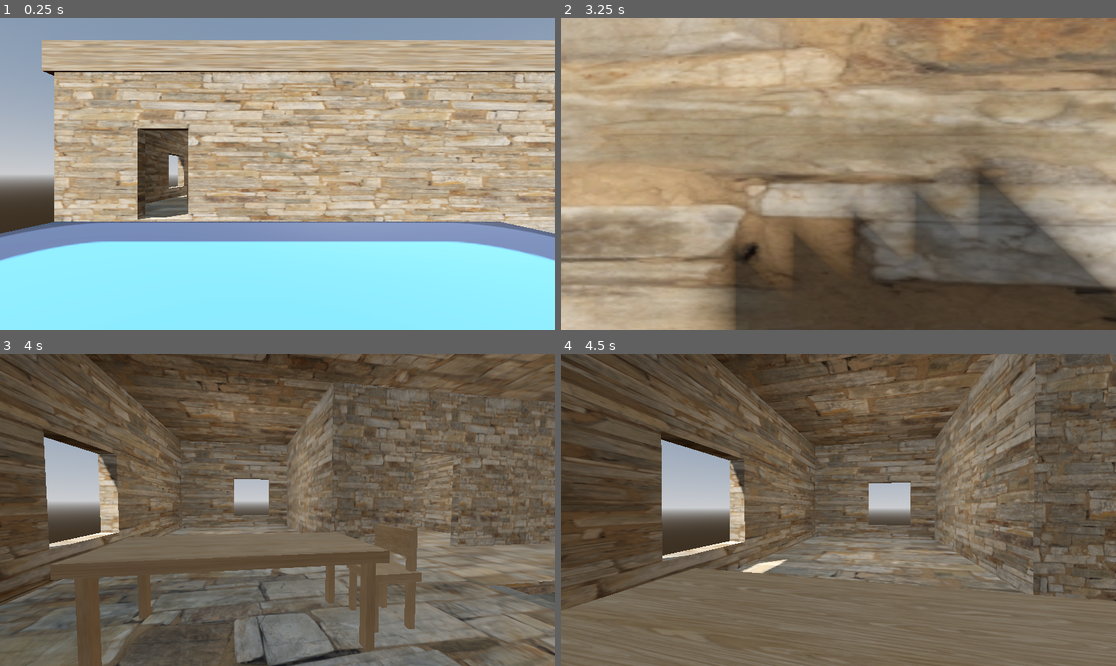
Above: before the commit, frames 1-4 (two rows, left to right).
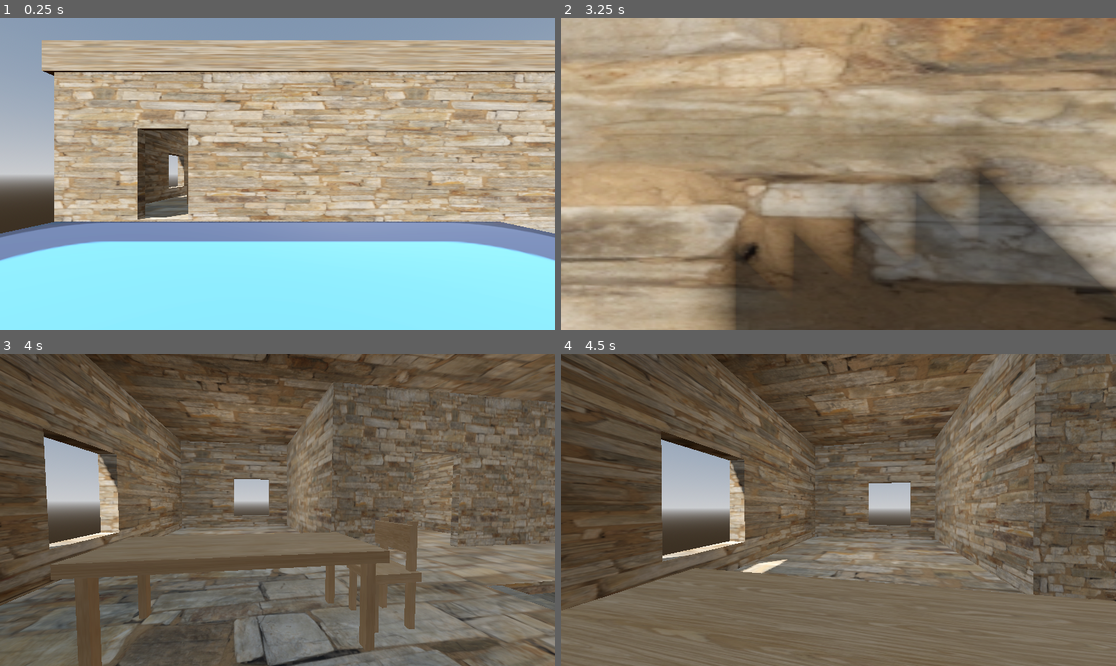
Above: after the commit, the same moments.

Repository: christiannoll/FirstPersonGame
Game: Godot game, scene res://levels/level.tscn
Same seed, same stepped clock (60 frames per second), same inputs: the game is played once before the commit and once after it. The engine's default icon, where the game draws it, is replaced by a stand-in: a white triangle on a blue panel in a dark square.
Inputs (mouse positions are in pixels of both pictures, inside the frame that each line leads up to):
- Up to frame 1 (0.25 s): no input
- Up to frame 2 (3.25 s): tap Enter at 0.5 s; move the mouse to (832, 180) at 0.52 s; hold W (forward) 0.53-2.78 s; tap Space (jump) at 0.77, 1.52, 3.02 s; move the mouse to (877, 177) at 1.27 s; move the mouse to (794, 170) at 2.02 s; move the mouse to (844, 174) at 2.77 s; hold A (left) from 2.78 s (still down)
- Up to frame 3 (4 s): move the mouse to (255, 503) at 3.52 s; release A (left) at 3.53 s; hold W (forward) from 3.53 s (still down); tap Space (jump) at 3.77 s
- Up to frame 4 (4.5 s): keep holding W (forward); move the mouse to (866, 510) at 4.27 s

Frames 1-2 are identical in both runs. In frame 3, 0.1% of the frame differs, in the area x 67-76%, y 52-65%; in frame 4, nothing differs.

Commit message:
Scaled the chair back up

Diff:
--- a/scenery/chair.tscn
+++ b/scenery/chair.tscn
@@ -9,7 +9,7 @@
 [sub_resource type="BoxMesh" id="BoxMesh_ax2ee"]
 
 [sub_resource type="BoxShape3D" id="BoxShape3D_athwx"]
-size = Vector3(0.7408447, 1.4042435, 0.6722412)
+size = Vector3(0.7408447, 1.4795668, 0.6722412)
 
 [node name="chair" type="Node3D" unique_id=229543745]
 
@@ -19,7 +19,7 @@
 mesh = SubResource("BoxMesh_ax2ee")
 
 [node name="MeshInstance3D8" type="MeshInstance3D" parent="." unique_id=2133738925]
-transform = Transform3D(0.72554, 0, 0, 0, 0.36525428, 0, 0, 0, 0.064581394, -0.0018211757, 0.44957542, 0.18634881)
+transform = Transform3D(0.72554, 0, 0, 0, 0.36525428, 0, 0, 0, 0.064581394, -0.0018211757, 0.5088477, 0.18634881)
 material_override = SubResource("StandardMaterial3D_ktcuv")
 mesh = SubResource("BoxMesh_ax2ee")
 
@@ -39,12 +39,12 @@
 mesh = SubResource("BoxMesh_ax2ee")
 
 [node name="MeshInstance3D6" type="MeshInstance3D" parent="." unique_id=300501187]
-transform = Transform3D(0.086, 0, 0, 0, 0.685007, 0, 0, 0, 0.086, -0.270267, 0.32695475, 0.27223402)
+transform = Transform3D(0.086, 0, 0, 0, 0.685007, 0, 0, 0, 0.086, -0.270267, 0.4, 0.27223402)
 material_override = SubResource("StandardMaterial3D_ktcuv")
 mesh = SubResource("BoxMesh_ax2ee")
 
 [node name="MeshInstance3D7" type="MeshInstance3D" parent="." unique_id=1832902547]
-transform = Transform3D(0.086, 0, 0, 0, 0.685007, 0, 0, 0, 0.086, 0.28566468, 0.32695475, 0.27223402)
+transform = Transform3D(0.086, 0, 0, 0, 0.685007, 0, 0, 0, 0.086, 0.28566468, 0.4, 0.27223402)
 material_override = SubResource("StandardMaterial3D_ktcuv")
 mesh = SubResource("BoxMesh_ax2ee")
 
@@ -56,5 +56,5 @@
 [node name="StaticBody3D" type="StaticBody3D" parent="." unique_id=2000138065]
 
 [node name="CollisionShape3D" type="CollisionShape3D" parent="StaticBody3D" unique_id=2118619917]
-transform = Transform3D(1, 0, 0, 0, 1, 0, 0, 0, 1, 0.0007917881, -0.03447336, 0.0050010383)
+transform = Transform3D(1, 0, 0, 0, 1, 0, 0, 0, 1, 0.0007917881, 0.005732, 0.0050010383)
 shape = SubResource("BoxShape3D_athwx")
